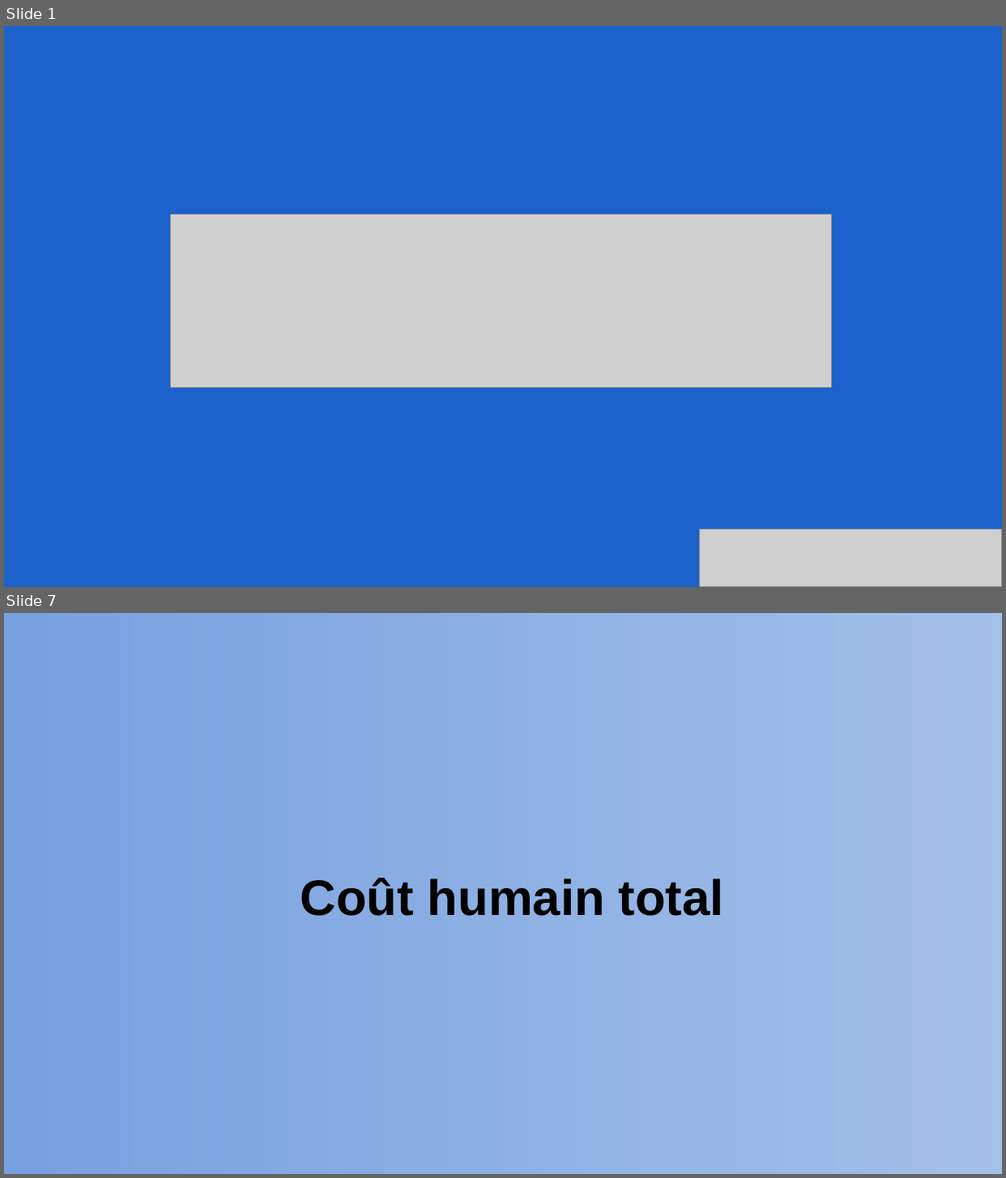
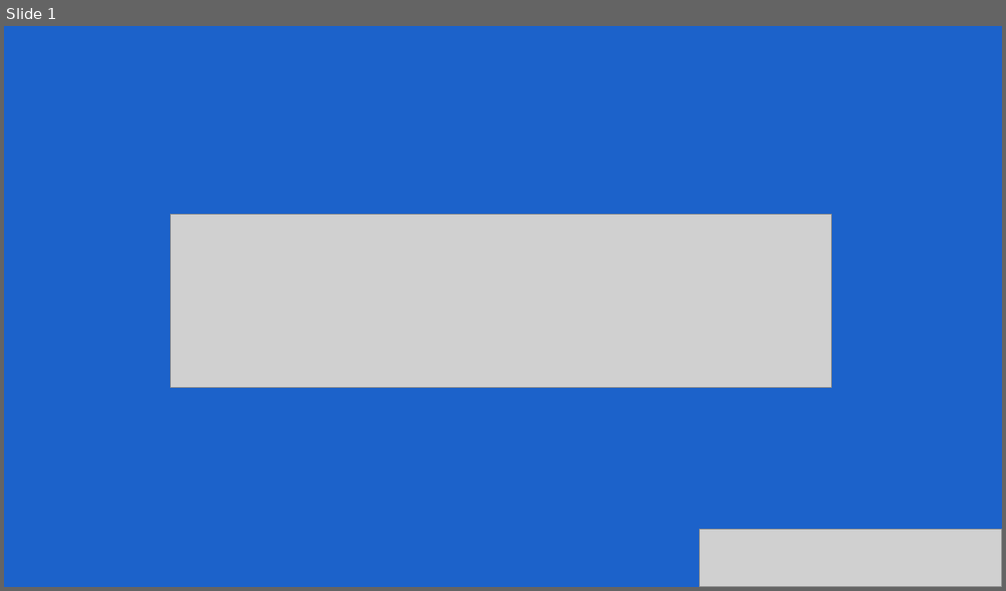
Before and after one commit to SkillUflow/RePlaced, a slide deck: .documents/Présentation - mercredi 22 mai/Soutenance du projet.pptx. Shown one above the other, each under a label of ours: slides 1 and 7 before the commit, slide 1 after it; the slides between them are not shown. The pictures are 1006x1178 and 1006x591 pixels, drawn with LibreOffice and Linux fonts; fonts in the diff are those of the drawing; grey boxes stand for pictures. Boxes give left, top, right and bottom in pixels: in the first picture for what was removed or moved away, otherwise in the second. Text is boxed around its words. In the diff, an @@ line names an element or a change of style, - is before the commit and + after.

```diff
--- a/.documents/Présentation - mercredi 22 mai/Soutenance du projet.pptx
+++ b/.documents/Présentation - mercredi 22 mai/Soutenance du projet.pptx
@@ slide 7 removed at (x1=4, y1=613, x2=1002, y2=1174), background #FFFFFF @@
@@ rectangle removed at (x1=4, y1=613, x2=1002, y2=1174) @@
@@ title removed at (x1=300, y1=878, x2=724, y2=916) @@
-Coût humain total
```
Also in this commit, not shown: 3 slides added, 9 other slides removed, 2 other files.
